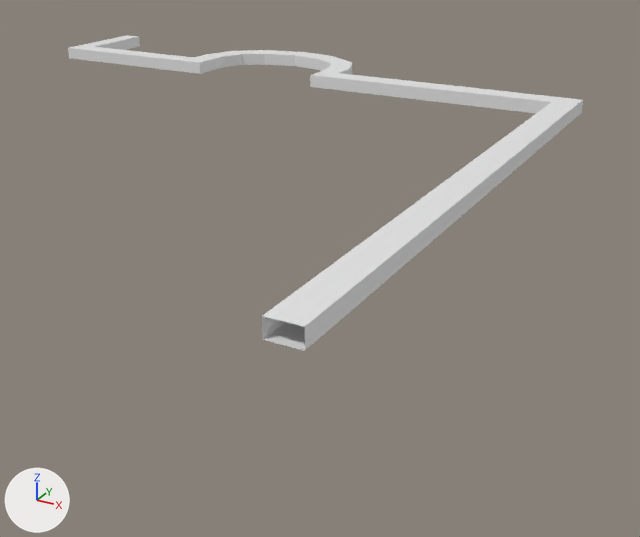
An edit to the FBX model Assets/Art/Models/models2/ring_base.fbx, drawn before and after from the same camera.
Before and after are seen from a 50 mm lens placed at (5.97, -19.02, 9.7), pointed at (-1.9, -4.72, 2.54). The axes (+X, +Y, +Z) are drawn at lower left. The lights are the same throughout. The picture after the commit comes second. Where no turn or scale is listed for an object, it has been applied to the vertices.

Script lines for the objects in view, before the commit:
```python
me_cube_015 = bpy.data.meshes.new('Cube.015')
me_cube_015.from_pydata(...)  # 68 vertices, 65 faces; spans x -0.23..14.55, y -12.04..2.68, z -0.15..0.15
me_cube_015.materials.append(mat_ring_base)  # white #e7e7e7
# before: 64 (14.55, -12.04, -0.15) at pixel (304, 350), 65 (14.55, -12.04, 0.15) at pixel (304, 326), 66 (14.0, -12.04, 0.15) at pixel (261, 315), 67 (14.0, -12.04, -0.15) at pixel (262, 339)
ob_cube_008 = bpy.data.objects.new('Cube.008', me_cube_015)
ob_cube_008.location = (-12.92, 0.55, 5.04)
```
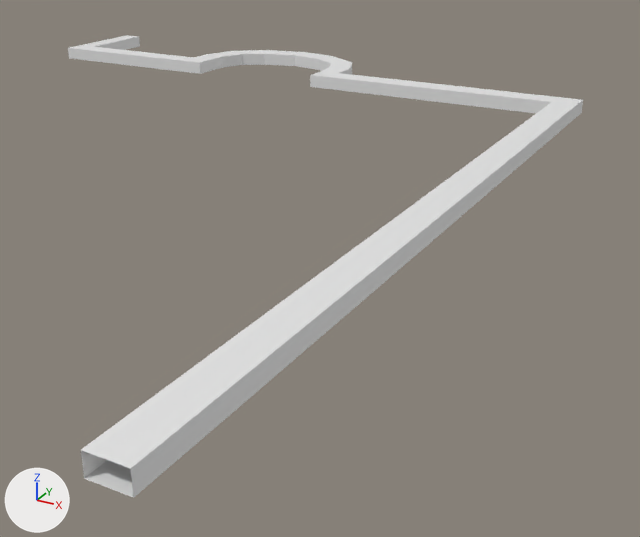
Pixel boxes [x1, y1, x2, y2] of what changed, in the pictures (640 x 537 px; the box of a moved part takes in the faces that stretch with it):
'Cube.008', reshaped (46% taller): before [68, 35, 583, 351]; after [68, 35, 583, 498]
part 1 of me_cube_015, moved or reshaped: before [262, 313, 308, 351]; after [81, 313, 308, 498]

What changed in the scene script:
```text
Change me_cube_015:
    used by ob_cube_008; location = (-12.92, 0.55, 5.04)
    remove me_cube_015.from_pydata(...)  # 68 vertices, 65 faces; spans x -0.23..14.55, y -12.04..2.68, z -0.15..0.15
    add me_cube_015.from_pydata(...)  # 68 vertices, 65 faces; spans x -0.23..14.55, y -14.96..2.68, z -0.15..0.15
    me_cube_015 part 1
    add for i in [*range(64, 68)]: me_cube_015.vertices[i].co += Vector((0.0, -2.93, 0.0))
```
